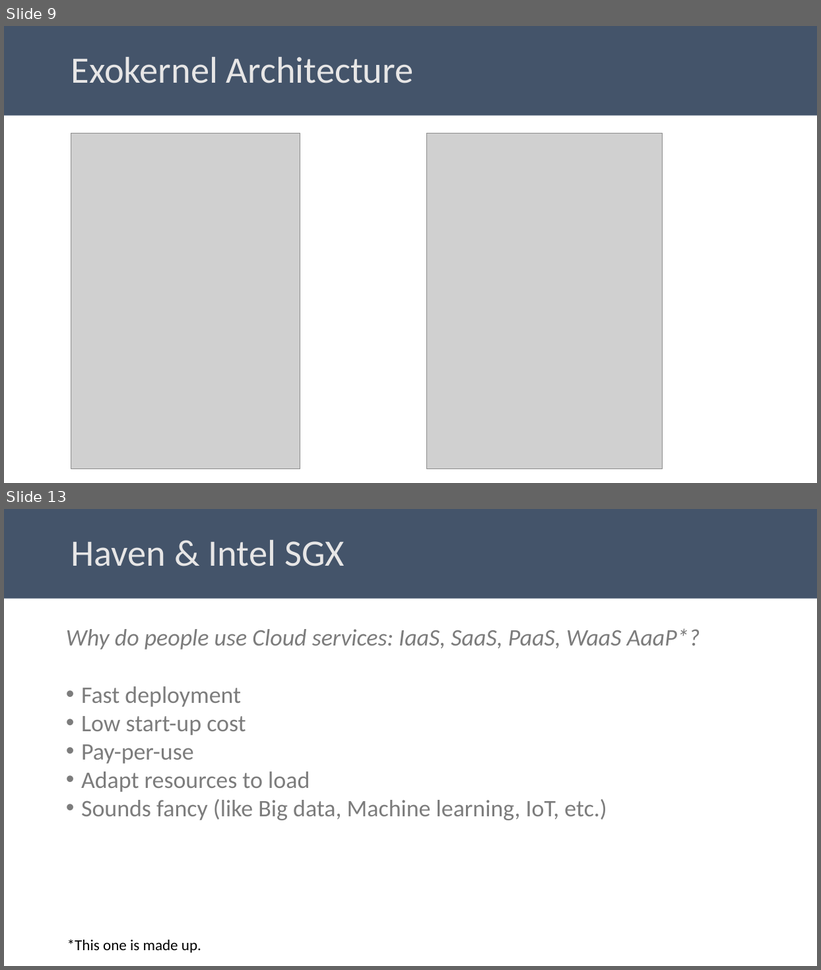
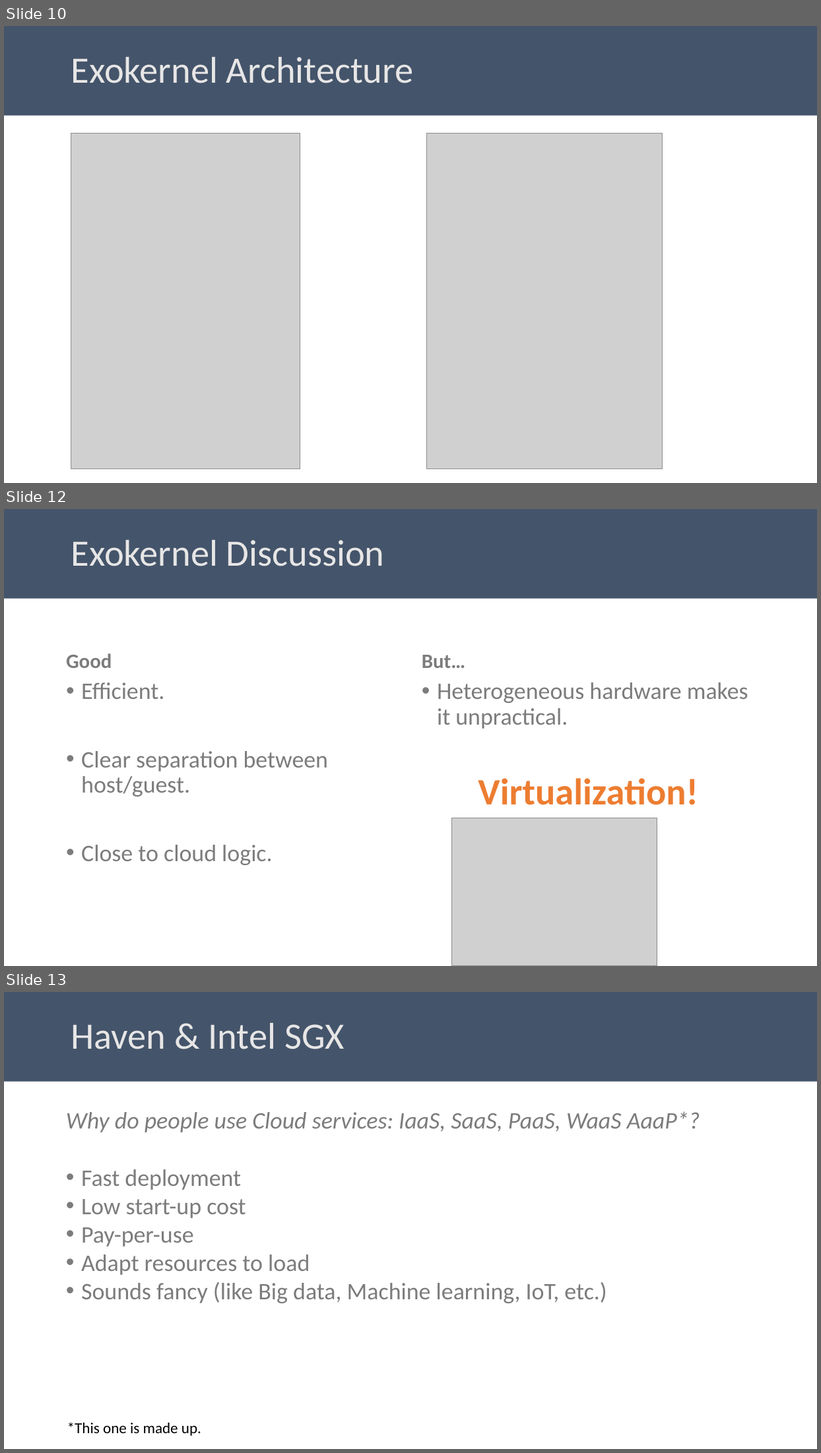
Before and after one commit to aghosn/CandidacyPresentation, a slide deck: CE_presentation.pptx. Shown one above the other, each under a label of ours: slides 9 and 13 before the commit, slides 10, 12 and 13 after it; the slides between them are not shown. The pictures are 821x970 and 821x1453 pixels, drawn with LibreOffice and Linux fonts; fonts in the diff are those of the drawing; grey boxes stand for pictures. Boxes give left, top, right and bottom in pixels: in the first picture for what was removed or moved away, otherwise in the second. Text is boxed around its words. In the diff, an @@ line names an element or a change of style, - is before the commit and + after.

Commit message:
Finishing Exokernel

```diff
--- a/CE_presentation.pptx
+++ b/CE_presentation.pptx
@@ slide 12 added at box(4, 509, 817, 966), background #FFFFFF @@
@@ title added at box(4, 509, 817, 599), fill #44546A, 44 pt, text #E7E6E6 @@
+Exokernel Discussion
@@ text added at box(66, 654, 112, 668), 24 pt, text #7C7C7C, bold @@
+Good
@@ text added at box(422, 655, 465, 668), 24 pt, text #7C7C7C, bold @@
+But…
@@ text added at box(81, 683, 328, 865), 28 pt, text #7C7C7C @@
+• Efficient.
+• Clear separation between host/guest.
+• Close to cloud logic.
@@ text added at box(437, 683, 748, 805), 28 pt, text #7C7C7C @@
+• Heterogeneous hardware makes it unpractical.
+Virtualization!
@@ picture added at box(451, 819, 657, 966) @@
@@ what was slide 9 is now slide 10 @@
```
Also in this commit, not shown: 3 slides changed, 1 slide removed, 2 other files.
